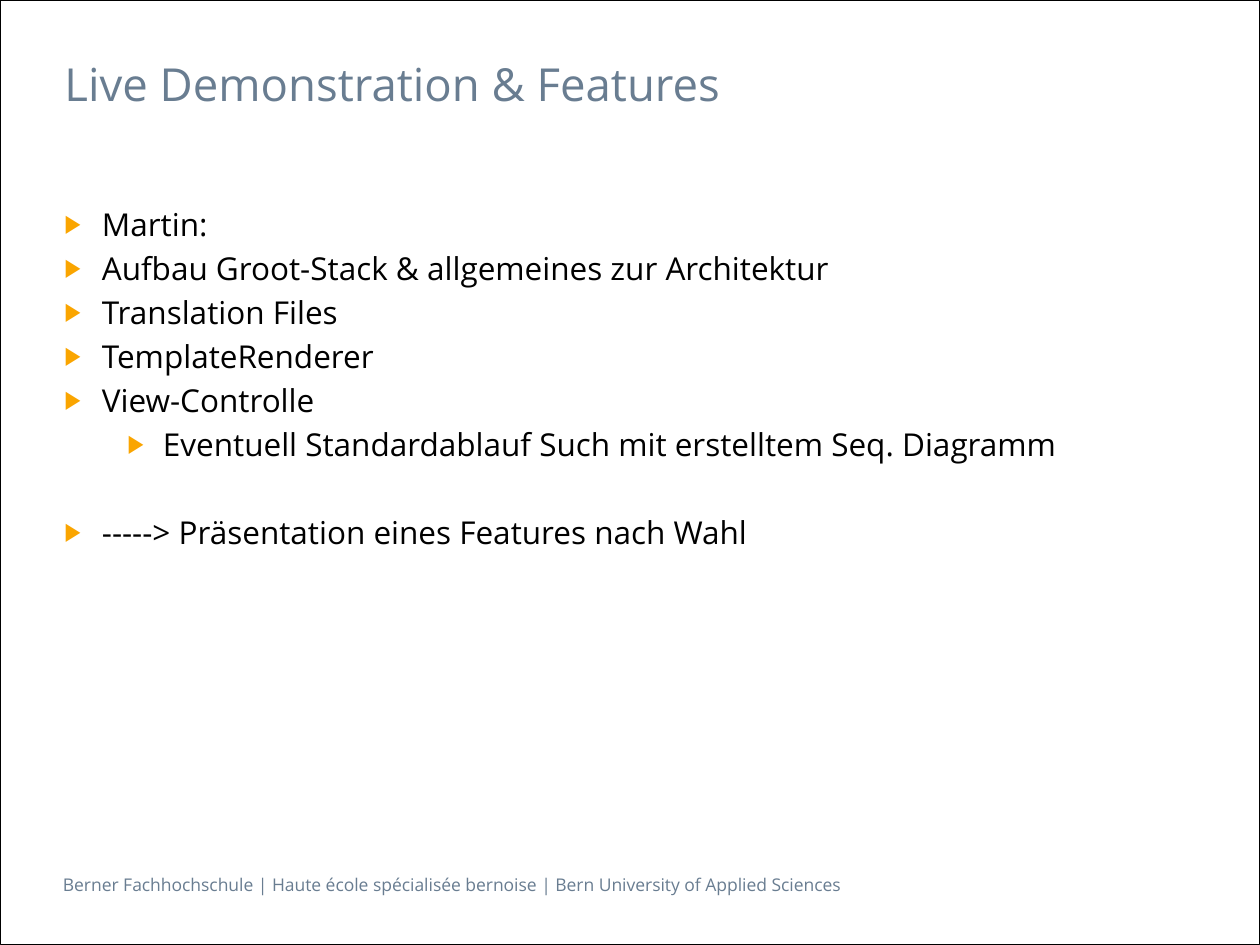
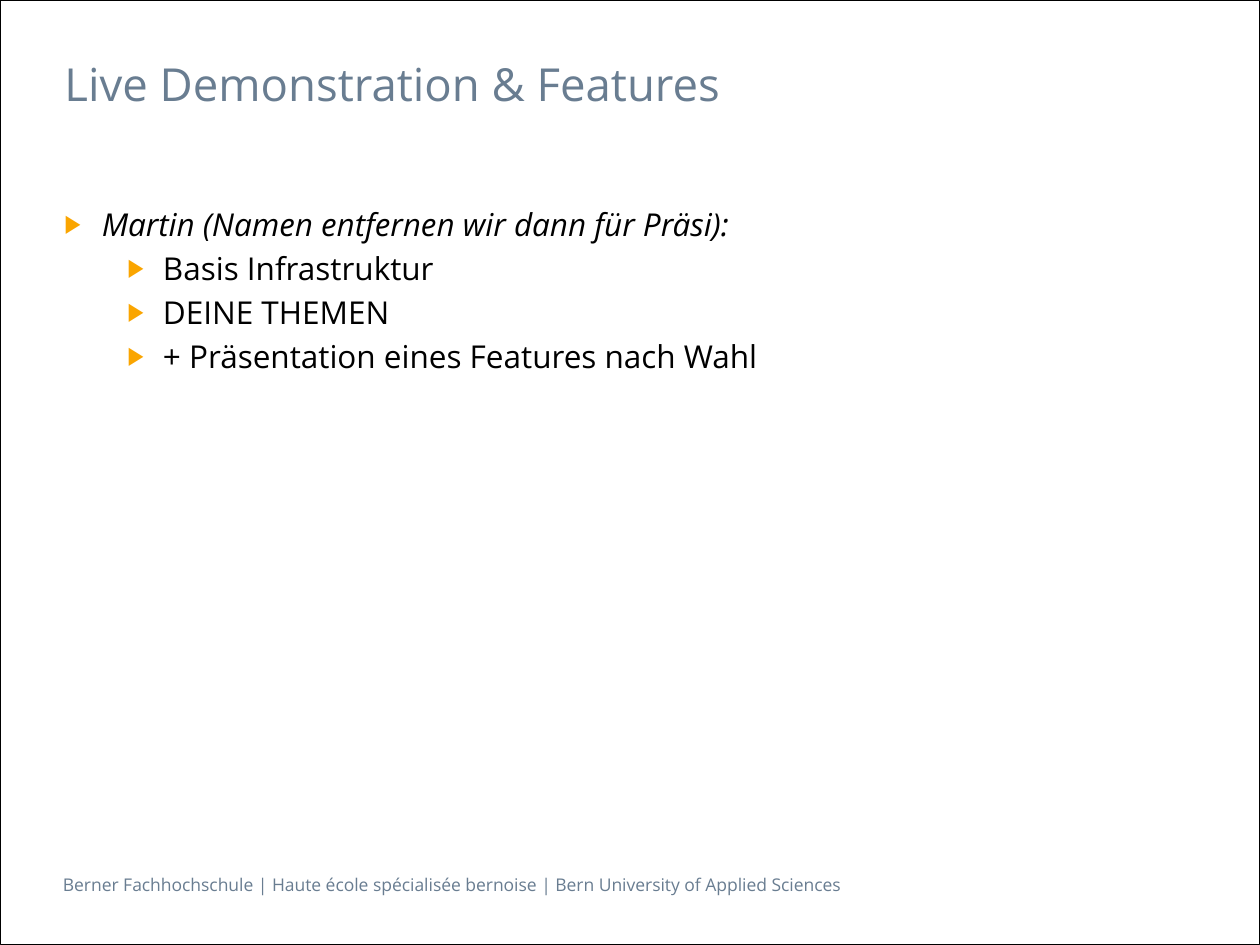
Before and after one commit to Makae/ch.bfh.bti7054.w2014.q.groot, a slide deck: slide 5 of trunk/doc/Presentation.pptx. Drawn at 1260x945 pixels with LibreOffice and Linux fonts; fonts in the diff are those of the drawing. Boxes give left, top, right and bottom in pixels: in the first picture for what was removed or moved away, otherwise in the second. Text is boxed around its words. In the diff, an @@ line names an element or a change of style, - is before the commit and + after.

Commit message:
fs

```diff
--- a/trunk/doc/Presentation.pptx
+++ b/trunk/doc/Presentation.pptx
@@ text at <box>102,212,757,369</box>: text changed @@
-▶ Martin:
-▶ Aufbau Groot-Stack & allgemeines zur Architektur
-▶ Translation Files
-▶ TemplateRenderer
-▶ View-Controlle
-  ▶ Eventuell Standardablauf Such mit erstelltem Seq. Diagramm
-▶ -----> Präsentation eines Features nach Wahl
+▶ Martin (Namen entfernen wir dann für Präsi):
+  ▶ Basis Infrastruktur
+  ▶ DEINE THEMEN
+  ▶ + Präsentation eines Features nach Wahl
```
Also in this commit, not shown: 9 other slides changed, 1 slide added.
